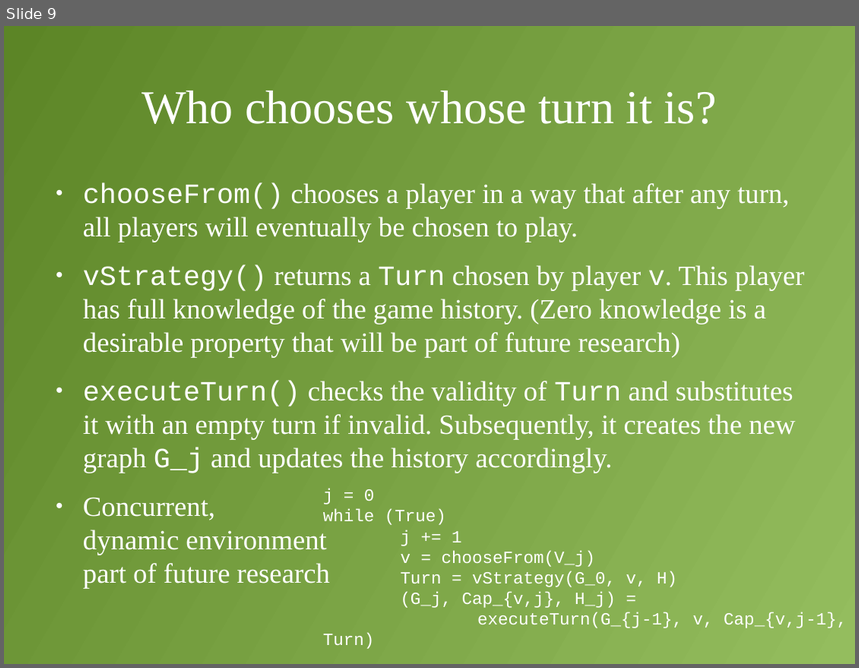
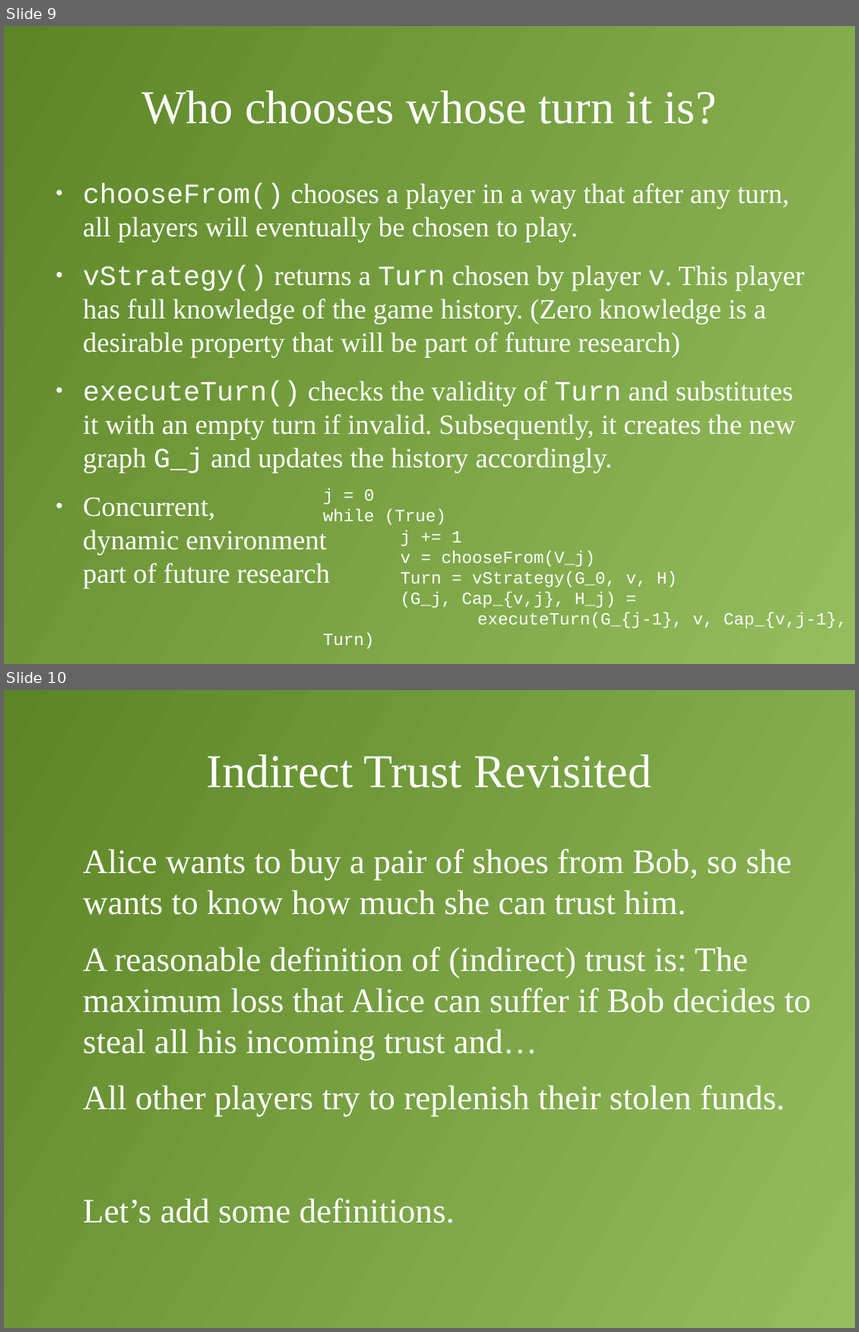
Before and after one commit to decrypto-org/TrustIsRisk, a slide deck: presentations/AtheCrypt10-1-2017/AtheCrypt10-1-2017.odp. Shown one above the other, each under a label of ours: slide 9 before the commit, slides 9 and 10 after it. The pictures are 859x668 and 859x1332 pixels, drawn with LibreOffice and Linux fonts; fonts in the diff are those of the drawing. Boxes give left, top, right and bottom in pixels: in the first picture for what was removed or moved away, otherwise in the second. Text is boxed around its words. In the diff, an @@ line names an element or a change of style, - is before the commit and + after.

Commit message:
add indirect trust, strategies slides

```diff
--- a/presentations/AtheCrypt10-1-2017/AtheCrypt10-1-2017.odp
+++ b/presentations/AtheCrypt10-1-2017/AtheCrypt10-1-2017.odp
@@ slide 10 added at [4, 690, 855, 1328], background gradient #94BD5E to #5C8526 @@
@@ title added at [207, 755, 652, 788], 44 pt, text #FFFFFF @@
+Indirect Trust Revisited
@@ text added at [83, 849, 811, 1224], 32 pt, text #FFFFFF @@
+Alice wants to buy a pair of shoes from Bob, so she wants to know how much she can trust him.
+A reasonable definition of (indirect) trust is: The maximum loss that Alice can suffer if Bob decides to steal all his incoming trust and…
+All other players try to replenish their stolen funds.
+Let’s add some definitions.
```
Also in this commit, not shown: 1 slide changed, 3 other slides added.
